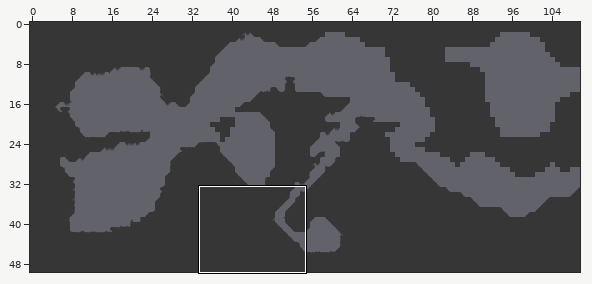
Tiled map -- MyGame/Game/maps/TiledMap.tmx. Above, an overview of the earlier version with the close-up marked.
Close-up. Before:
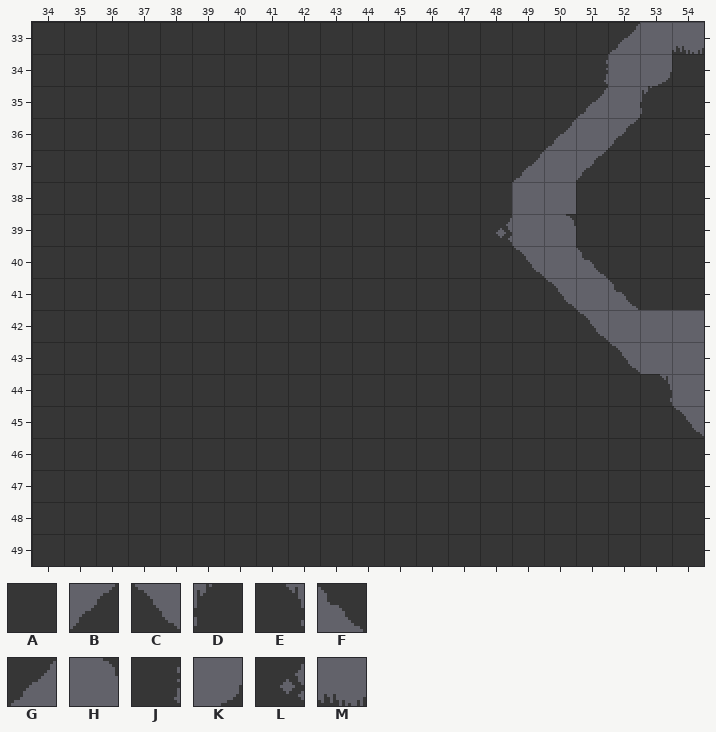
Cells are 16x16 px. Shown: x 34..54, y 33..49. The commit also changed other parts of the map, which this record leaves out.
Key: from "1a Capa": A 0, B 10, C 11, D 16, E 17, F 18, G 19, H 27, J 33, K 35, L 41, M 50.
_ is an empty cell.
Layers that did not change in this view are not listed.
Layer "1st Layer" before, first column x 34:
33 AAAAAAAAAAAAAAAAAAG_M
34 AAAAAAAAAAAAAAAAAJ_KA
35 AAAAAAAAAAAAAAAAAG_DA
36 AAAAAAAAAAAAAAAAG_BAA
37 AAAAAAAAAAAAAAAG_BAAA
38 AAAAAAAAAAAAAAA__AAAA
39 AAAAAAAAAAAAAAL_HAAAA
40 AAAAAAAAAAAAAAAC_FAAA
41 AAAAAAAAAAAAAAAAC_FAA
42 AAAAAAAAAAAAAAAAAC___
43 AAAAAAAAAAAAAAAAAAC__
44 AAAAAAAAAAAAAAAAAAAE_
45 AAAAAAAAAAAAAAAAAAAAC
46 AAAAAAAAAAAAAAAAAAAAA
47 AAAAAAAAAAAAAAAAAAAAA
48 AAAAAAAAAAAAAAAAAAAAA
49 AAAAAAAAAAAAAAAAAAAAA
Now the later version:
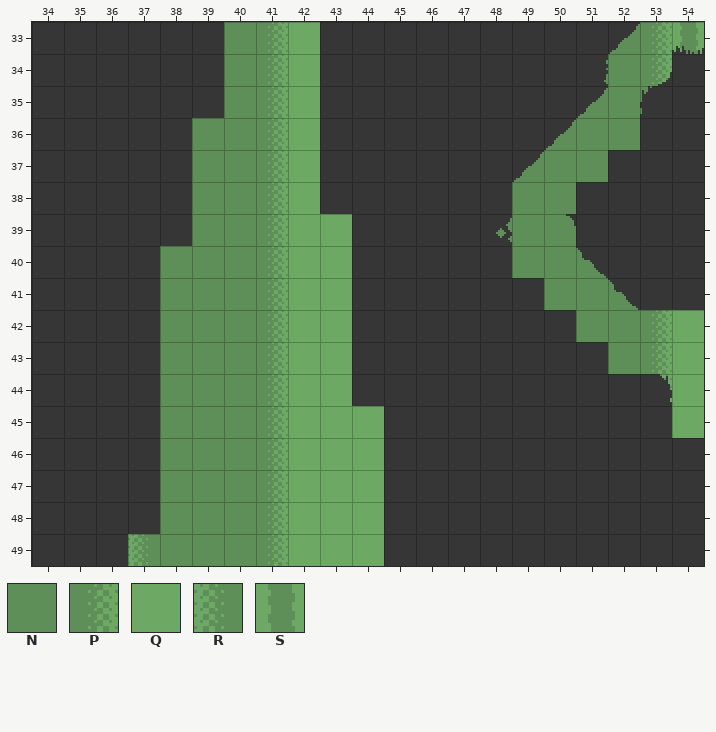
Further tiles: from "1a Capa": N 56, P 57, Q 58, R 59, S 61.
Tiles of an added or newly shown layer are drawn over the layers below it.
Changes in this commit:
Layer "3rd Layer" (added):
Tile N now appears in row 33 at x 40 and 52; in rows 34 to 35 at x 40 and 51 to 52; in row 36 at x 39 to 40 and 50 to 52; in row 37 at x 39 to 40 and 49 to 51; in row 38 at x 39 to 40 and 49 to 50; in row 39 at x 39 to 40 and 48 to 50.
Tile N now appears in row 40 at x 38 to 40 and 49 to 51; in row 41 at x 38 to 40 and 50 to 52; in row 42 at x 38 to 40 and 51 to 52; in row 43 at x 38 to 40 and 52; in rows 44 to 49 at x 38 to 40.
Tile P now appears in rows 33 to 35 at x 41 and 53; in rows 36 to 41 at x 41; in rows 42 to 44 at x 41 and 53; in rows 45 to 49 at x 41.
Tile Q now appears in rows 33 to 38 at x 42; in rows 39 to 41 at x 42 to 43; in rows 42 to 44 at x 42 to 43 and 54; in row 45 at x 42 to 44 and 54; in rows 46 to 49 at x 42 to 44.
Tile R now appears in row 49 at x 37.
Tile S now appears in row 33 at x 54.
Layer "1st Layer":
The author cleared tile A in rows 33 to 35 at x 40 to 42; in rows 36 to 38 at x 39 to 42; in row 39 at x 39 to 43; in rows 40 to 44 at x 38 to 43; in rows 45 to 48 at x 38 to 44; in row 49 at x 37 to 44.
The author cleared tile B in row 36 at x 52; in row 37 at x 51.
The author cleared tile C in row 40 at x 49; in row 41 at x 50; in row 42 at x 51; in row 43 at x 52; in row 45 at x 54.
Boxes around the changes in both close-ups, in picture pixels (x1, y1, x2, y2):
changed: (128, 22, 384, 566)
changed: (496, 22, 704, 438)
